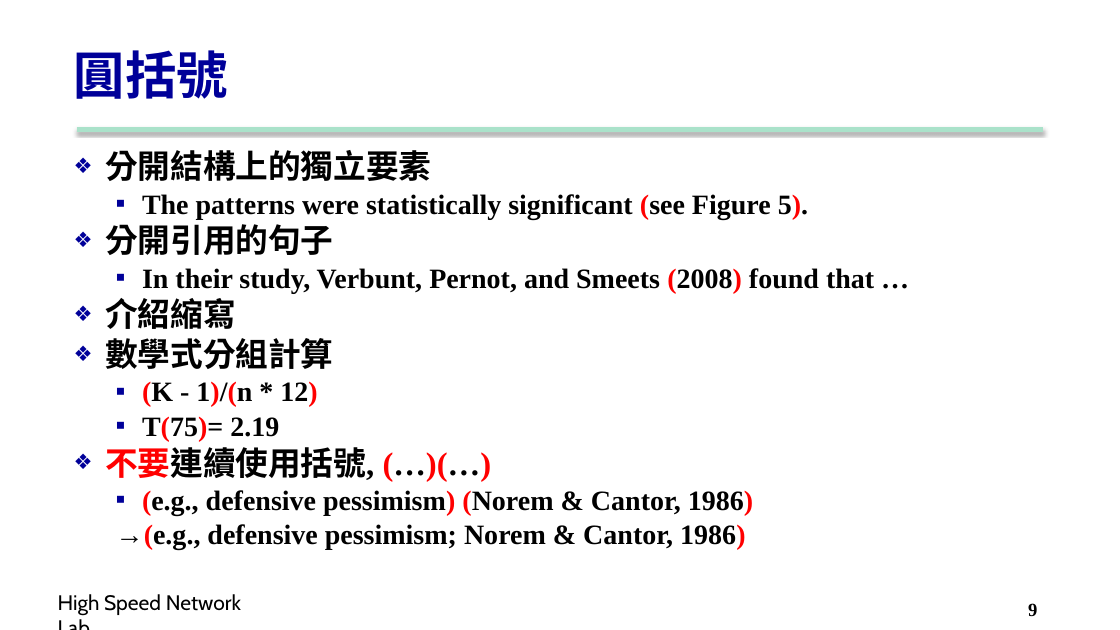
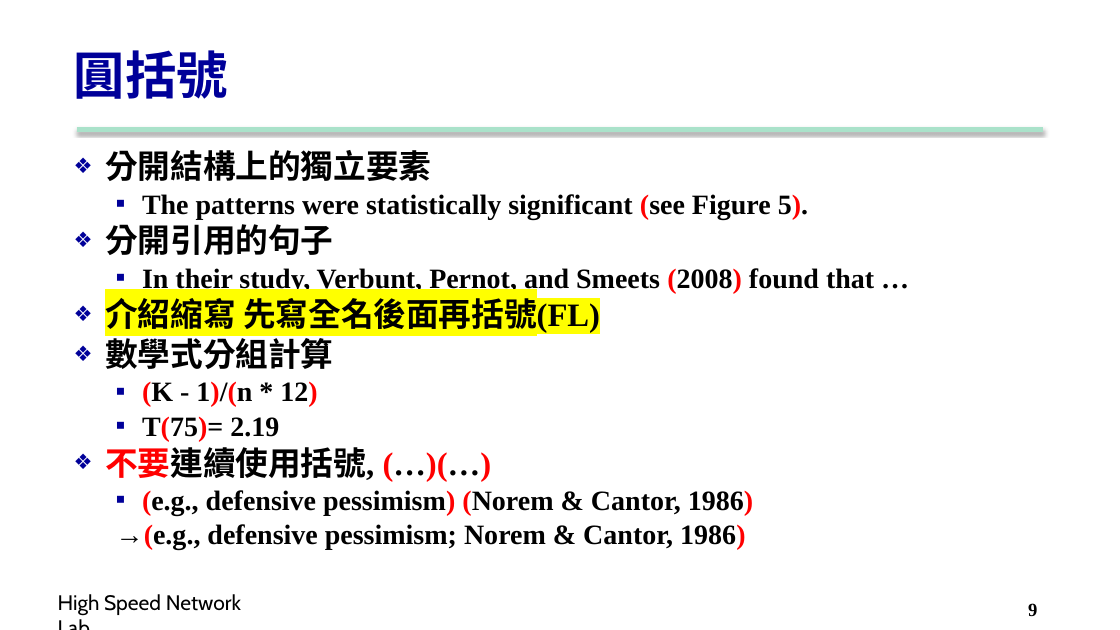
Before and after one commit to carina419/NTUST, a slide deck: slide 9 of MI5014701 科技研究與論文寫作 Technology Research and Thesis Writing/5. Notation-Algorithm.pptx. Drawn at 1120x630 pixels with LibreOffice and Linux fonts; fonts in the diff are those of the drawing; background and template pictures are left out. Boxes give left, top, right and bottom in pixels: in the first picture for what was removed or moved away, otherwise in the second. Text is boxed around its words. In the diff, an @@ line names an element or a change of style, - is before the commit and + after.

```diff
--- a/MI5014701 科技研究與論文寫作 Technology Research and Thesis Writing/5. Notation-Algorithm.pptx
+++ b/MI5014701 科技研究與論文寫作 Technology Research and Thesis Writing/5. Notation-Algorithm.pptx
@@ text at (x1=105, y1=293, x2=600, y2=335): text changed @@
-❖ 介紹縮寫
+❖ 介紹縮寫 先寫全名後面再括號(FL)
```
Also in this commit, not shown: 6 other slides changed, 3 slides added, 15 other files.
